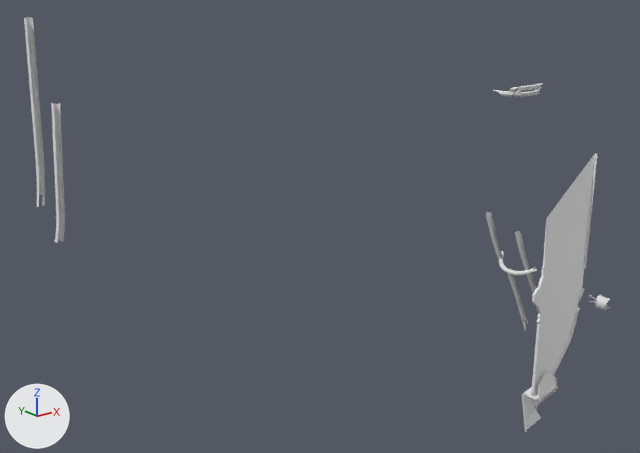
An edit to the OBJ model DarkChaos-Dev/gameitems/Primitive.LM_L_LSC2_Parts.obj, drawn before and after from the same camera.
One viewpoint serves both versions: a camera (50 mm lens) standing at (-601.0, -761.0, 520.0) and looking at (-16.0, -29.0, 227.0). The axes (+X, +Y, +Z) are drawn at lower left. The lights are the same throughout. Where no turn or scale is listed for an object, it has been applied to the vertices. Vertices at the same position are counted once.

Names of what the first picture shows: 'LM_L_LSC2_Parts'.
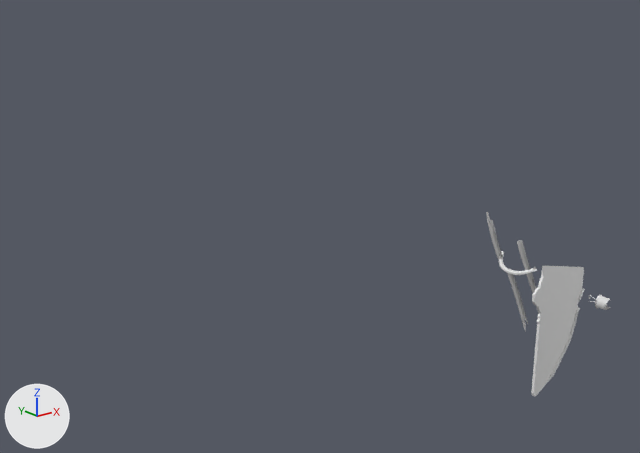
Pixel boxes (x1, y1, x2, y2) of what changed, in the pictures (640 x 453 px):
```json
{"object": "LM_L_LSC2_Parts", "change": "reshaped", "before": [24, 17, 610, 432], "after": [486, 212, 610, 396], "on screen": "79% narrower, 56% shorter"}
{"part": 1, "of": "me_lm_l_lsc2_parts", "change": "deleted", "before": [494, 88, 540, 97]}
{"part": 2, "of": "me_lm_l_lsc2_parts", "change": "deleted", "before": [510, 83, 542, 93]}
{"part": 3, "of": "me_lm_l_lsc2_parts", "change": "deleted", "before": [522, 372, 557, 432]}
{"part": 4, "of": "me_lm_l_lsc2_parts", "change": "deleted", "before": [24, 17, 45, 207]}
{"part": 5, "of": "me_lm_l_lsc2_parts", "change": "deleted", "before": [51, 103, 65, 243]}
{"part": 6, "of": "me_lm_l_lsc2_parts", "change": "built on", "before": [486, 153, 597, 298]}
```

Scene script edits in JSON lines:
```json
{"block": "me_lm_l_lsc2_parts", "where": "# used by ob_lm_l_lsc2_parts; location = (0.0, 0.0, 0.0)"}
{"op": "remove", "block": "me_lm_l_lsc2_parts", "code": "me_lm_l_lsc2_parts.from_pydata(...)  # 1073 vertices, 1660 faces; spans x -335.0..394.0, y -163.0..-16.0, z -134.0..467.0"}
{"op": "add", "block": "me_lm_l_lsc2_parts", "code": "me_lm_l_lsc2_parts.from_pydata(...)  # 725 vertices, 1126 faces; spans x 268.0..394.0, y -163.0..-16.0, z -62.0..190.0"}
{"block": "me_lm_l_lsc2_parts", "change": "me_lm_l_lsc2_parts part 1: the loose piece of 129 vertices spanning x 226.0..289.0, y -90.0..-56.0, z 352.0..359.0 is deleted"}
{"block": "me_lm_l_lsc2_parts", "change": "me_lm_l_lsc2_parts part 2: the loose piece of 118 vertices spanning x 228.0..287.0, y -96.0..-80.0, z 358.0..366.0 is deleted"}
{"block": "me_lm_l_lsc2_parts", "change": "me_lm_l_lsc2_parts part 3: the loose piece of 85 vertices spanning x 306.0..360.0, y -102.0..-69.0, z -134.0..-29.0 is deleted"}
{"block": "me_lm_l_lsc2_parts", "change": "me_lm_l_lsc2_parts part 4: the loose piece of 46 vertices spanning x -332.0..-322.0, y -41.0..-29.0, z 307.0..467.0 is deleted"}
{"block": "me_lm_l_lsc2_parts", "change": "me_lm_l_lsc2_parts part 5: the loose piece of 35 vertices spanning x -335.0..-322.0, y -81.0..-70.0, z 286.0..403.0 is deleted"}
{"block": "me_lm_l_lsc2_parts", "change": "me_lm_l_lsc2_parts part 6"}
{"block": "me_lm_l_lsc2_parts", "change": "22 vertices are removed from x 265.0..393.0, y -134.0..-24.0, z 84.0..264.0"}
{"block": "me_lm_l_lsc2_parts", "change": "63 faces are deleted"}
{"block": "me_lm_l_lsc2_parts", "change": "4 vertices move within x 353.0, y -134.0..-133.0, z 83.0..84.0"}
{"block": "me_lm_l_lsc2_parts", "change": "87 vertices are added at x 353.0..354.0, y -134.0..-133.0, z 81.0..84.0"}
{"block": "me_lm_l_lsc2_parts", "change": "152 new faces join them"}
```
